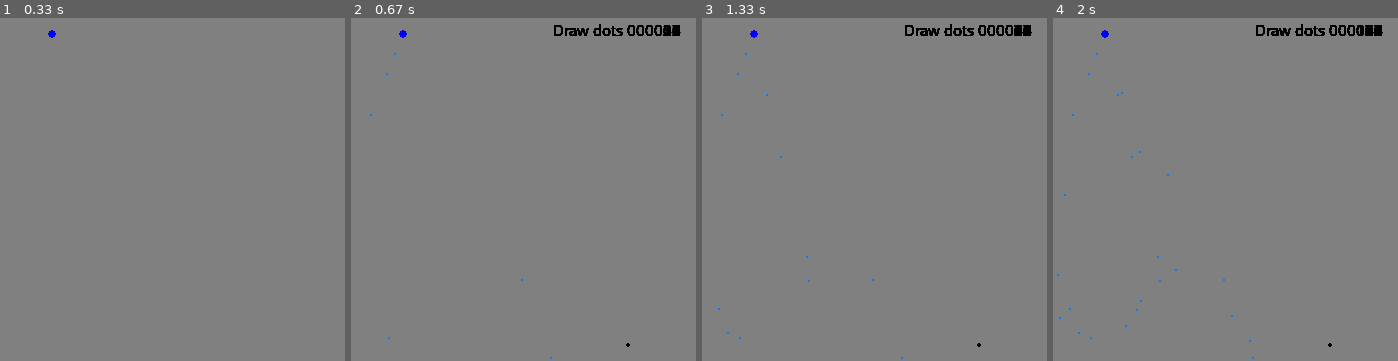
Above: before the commit, frames 1-4 (left to right).
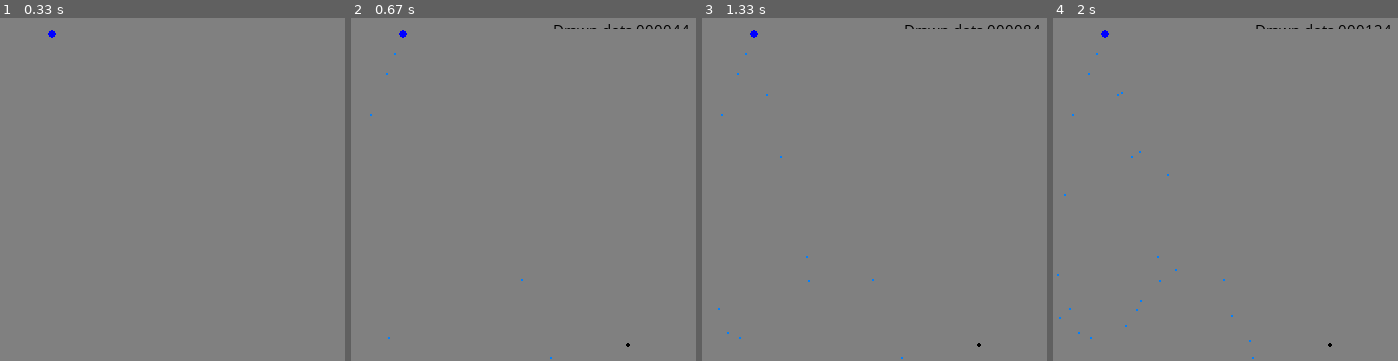
Above: after the commit, the same moments.

Repository: adalbertogonzaga/the_chaos_game
Game: pygame game, started from pygame_start.py
The game is run twice, just before and just after one commit, with the same random seed, the same clock (stepped at 60 frames per second) and the same inputs.
Inputs (mouse positions are % of the whole screen's width and height, from its top left):
- Up to frame 1 (0.33 s): no input
- Up to frame 2 (0.67 s): click (83, 48) at 0.38 s
- Up to frame 3 (1.33 s): no input
- Up to frame 4 (2 s): no input
The pictures show only the part of the screen within x 43-93%, y 0-50%; the shares and areas given below are measured in that part.

Frame 1 is identical in both runs. In frame 2, 0.6% of the frame differs, in the area x 58-98%, y 1-6%; in frame 3, 0.6%; in frame 4, 0.7%.

Commit message:
extract a draw_score function that puts the text in a box with the same color as the background; draws the score at each iteration (might reduce it to every 5 or something, can't see a reason to update it every time, honestly).

Diff:
--- a/pygame_start.py
+++ b/pygame_start.py
@@ -4,8 +4,10 @@
 import random
 import pygame
 
+BACKGROUND_COLOR = (128, 128, 128)
 SCREEN_WIDTH = 700
 SCREEN_HEIGHT = 700
+
 
 def draw_labels(screen):
     """
@@ -51,6 +53,20 @@
     return top_dot_position, left_dot_position, right_dot_position
 
 
+def draw_score(screen, score):
+    score_surface_width = 200
+    score_surface = pygame.Surface((score_surface_width, 10))
+    score_surface.fill(BACKGROUND_COLOR)
+
+    my_font = pygame.font.SysFont('Comic Sans MS', 16)
+    score_text = score.zfill(6)
+    score_text = my_font.render(f"Drawn dots {score_text}", True, (0, 0, 0))
+    width, height = screen.get_size()
+
+    score_surface.blit(score_text, (0, 0))
+    screen.blit(score_surface, (width - score_surface_width, 5))
+
+
 def draw_random_points(screen, click_position):
     """
     Based on an initial click, starts drawing points on the halfway
@@ -65,28 +81,12 @@
     next_point_pos = random.choice( (0, 1, 2) )
     next_point = get_halfway_point( triangle_points[next_point_pos], click_position)
 
-    ###################################################################
-    my_font = pygame.font.SysFont('Comic Sans MS', 16)
-    score_text = "0"
-    score_text = score_text.zfill(6)
-    score_surface = my_font.render(f"Draw dots {score_text}", True, (0, 0, 0))
-    width, height = screen.get_size()
-
-    screen.blit(score_surface, (width-200,5))
-
-    ###################################################################
-
-
-
     for i in range(0, MAX_DOTS_COUNTS):
         pygame.draw.circle(screen, (0,128,255), next_point, 1)
         next_point_pos = random.choice( (0, 1, 2) )
         next_point = get_halfway_point( triangle_points[next_point_pos], next_point)
 
-        score_text = str(i)
-        score_text = score_text.zfill(6)
-        score_surface = my_font.render(f"Draw dots {score_text}", True, (0, 0, 0))
-        screen.blit(score_surface, (width-200,5))
+        draw_score(screen, str(i + 1))
 
         # Update the display
         pygame.display.flip()
@@ -132,7 +132,7 @@
     my_screen = pygame.display.set_mode(window_size)
 
     # Set the background color
-    my_screen.fill((128, 128, 128))
+    my_screen.fill(BACKGROUND_COLOR)
 
     pygame.display.set_caption("The Chaos Game! - A Sierpinski Triangle visualization")
 
